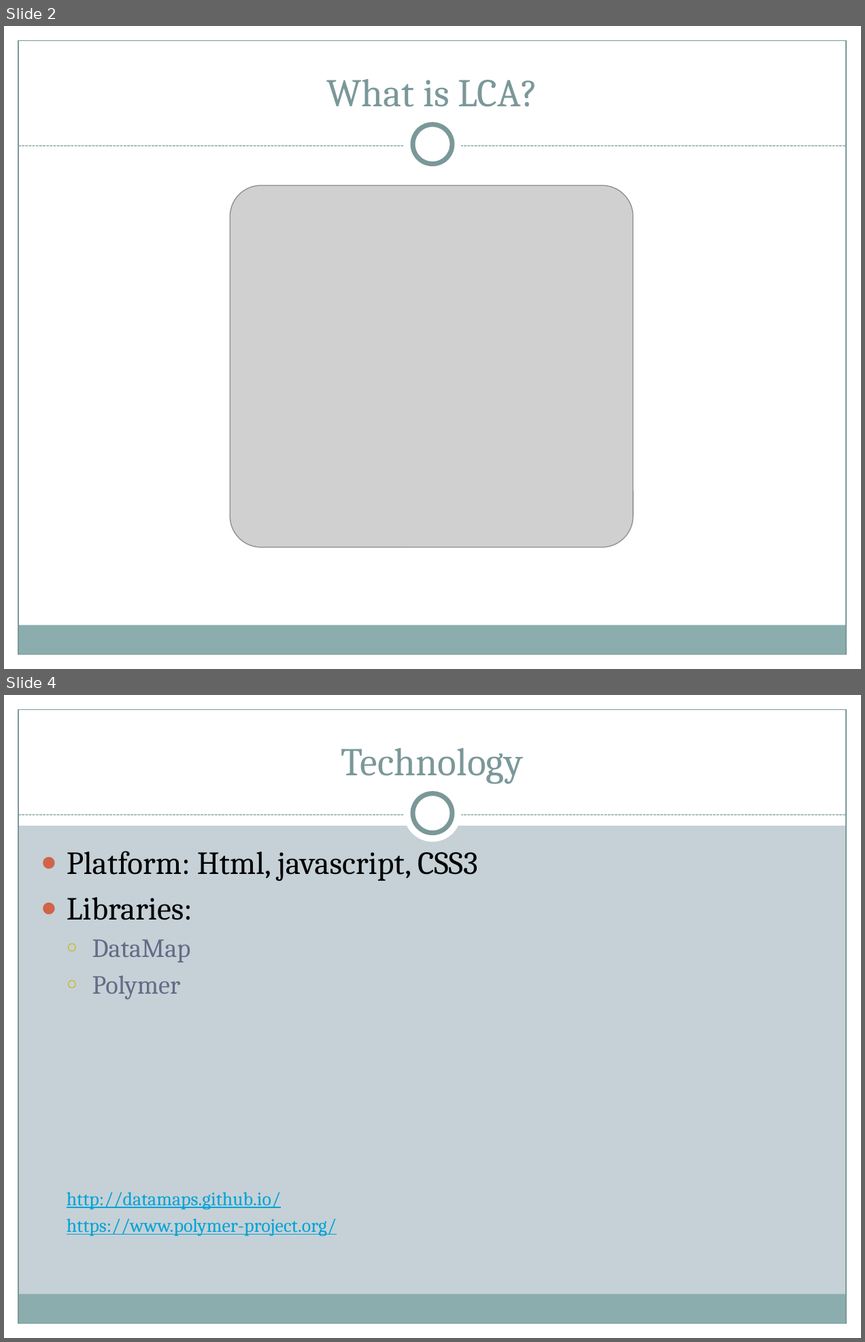
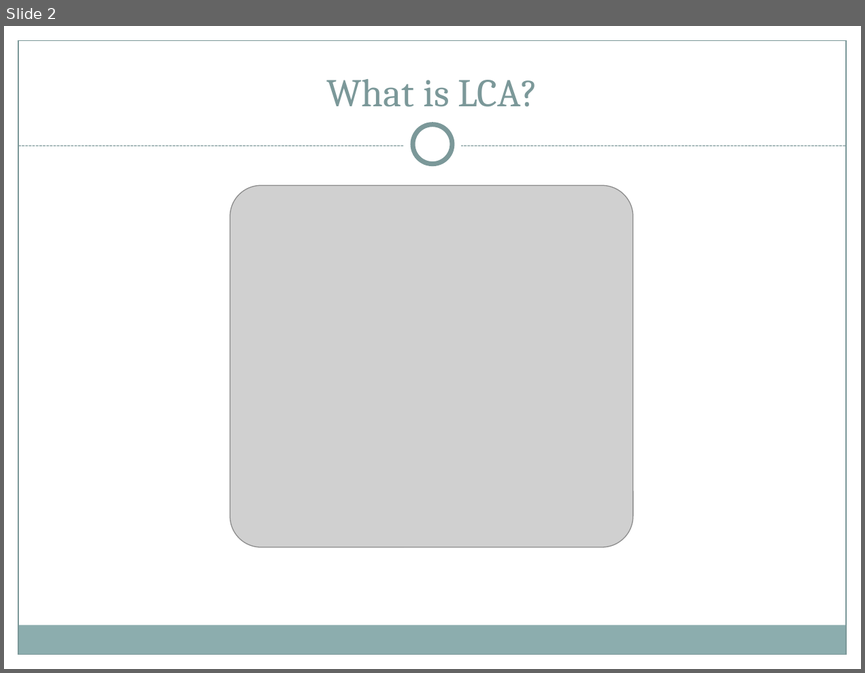
Before and after one commit to liinie/CallABike, a slide deck: doc/exercise_plan/slides/lca_exercise plan.pptx. Shown one above the other, each under a label of ours: slides 2 and 4 before the commit, slide 2 after it; the slides between them are not shown. The pictures are 865x1342 and 865x673 pixels, drawn with LibreOffice and Linux fonts; fonts in the diff are those of the drawing; grey boxes stand for pictures. Boxes give left, top, right and bottom in pixels: in the first picture for what was removed or moved away, otherwise in the second. Text is boxed around its words. In the diff, an @@ line names an element or a change of style, - is before the commit and + after.

```diff
--- a/doc/exercise_plan/slides/lca_exercise plan.pptx
+++ b/doc/exercise_plan/slides/lca_exercise plan.pptx
@@ slide 4 removed at bbox=[4, 695, 861, 1338], background #C5D1D7; not listed: 8 template elements that a slide beside it also shows @@
@@ title removed at bbox=[341, 748, 523, 784] @@
-Technology
@@ text removed at bbox=[67, 851, 478, 1236] @@
-● Platform: Html, javascript, CSS3
-● Libraries:
-  ○ DataMap
-  ○ Polymer
-  http://datamaps.github.io/
-  https://www.polymer-project.org/
@@ rectangle removed at bbox=[4, 1323, 861, 1338] @@
```
Also in this commit, not shown: 2 slides changed, 2 slides added, 1 other slide removed.
